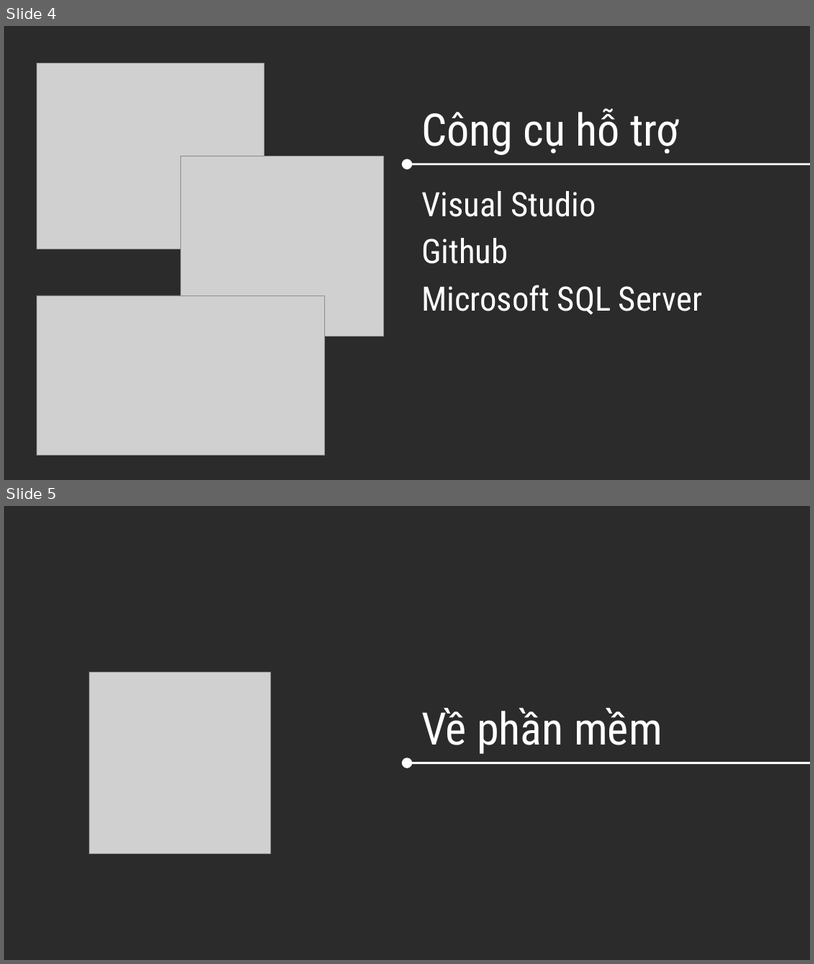
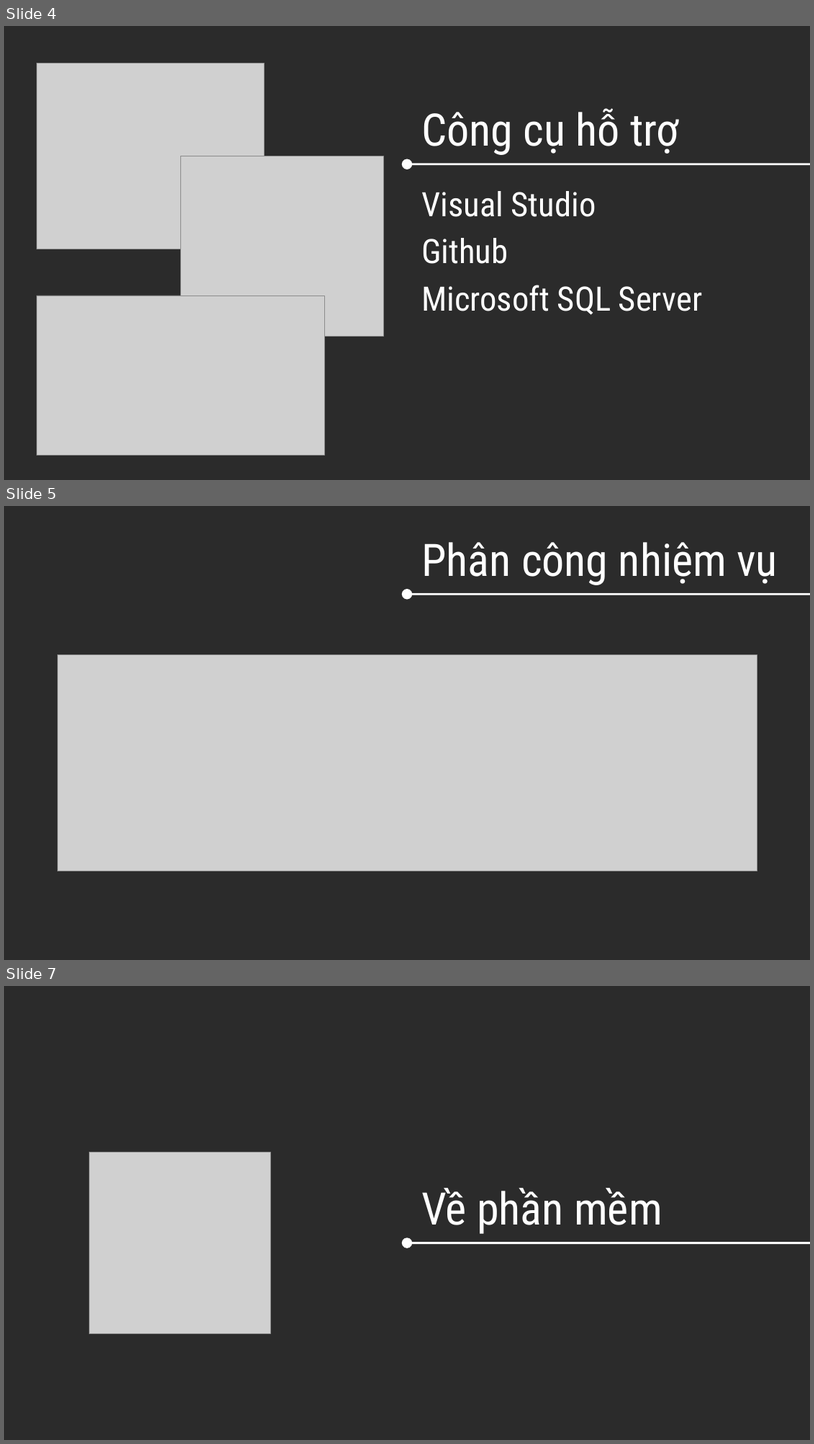
Before and after one commit to nhamcotdo/PB3_Quanliquancafe, a slide deck: PBL3.pptx. Shown one above the other, each under a label of ours: slides 4 and 5 before the commit, slides 4, 5 and 7 after it; the slides between them are not shown. The pictures are 814x964 and 814x1444 pixels, drawn with LibreOffice and Linux fonts; fonts in the diff are those of the drawing; grey boxes stand for pictures; background and template pictures are left out; a plain dark background stands for a picture behind light text. Boxes give left, top, right and bottom in pixels: in the first picture for what was removed or moved away, otherwise in the second. Text is boxed around its words. In the diff, an @@ line names an element or a change of style, - is before the commit and + after.

```diff
--- a/PBL3.pptx
+++ b/PBL3.pptx
@@ slide 5 added at bbox=[4, 506, 810, 960], background picture (left out) @@
@@ text added at bbox=[422, 542, 778, 585], 80 pt, text #FFFFFF @@
+Phân công nhiệm vụ
@@ double arrow added from (407, 594) to (810, 594), #FFFFFF 3.75 pt @@
@@ picture added at bbox=[57, 654, 757, 870] @@
@@ what was slide 5 is now slide 7 @@
```
Also in this commit, not shown: 1 other slide added.
